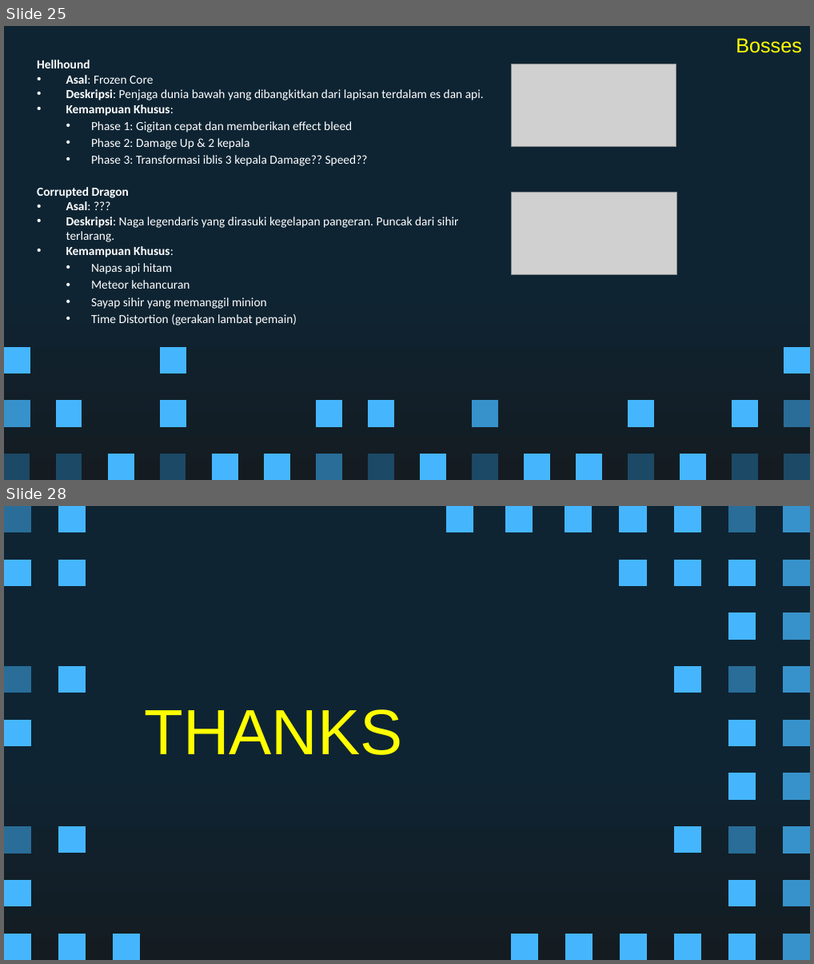
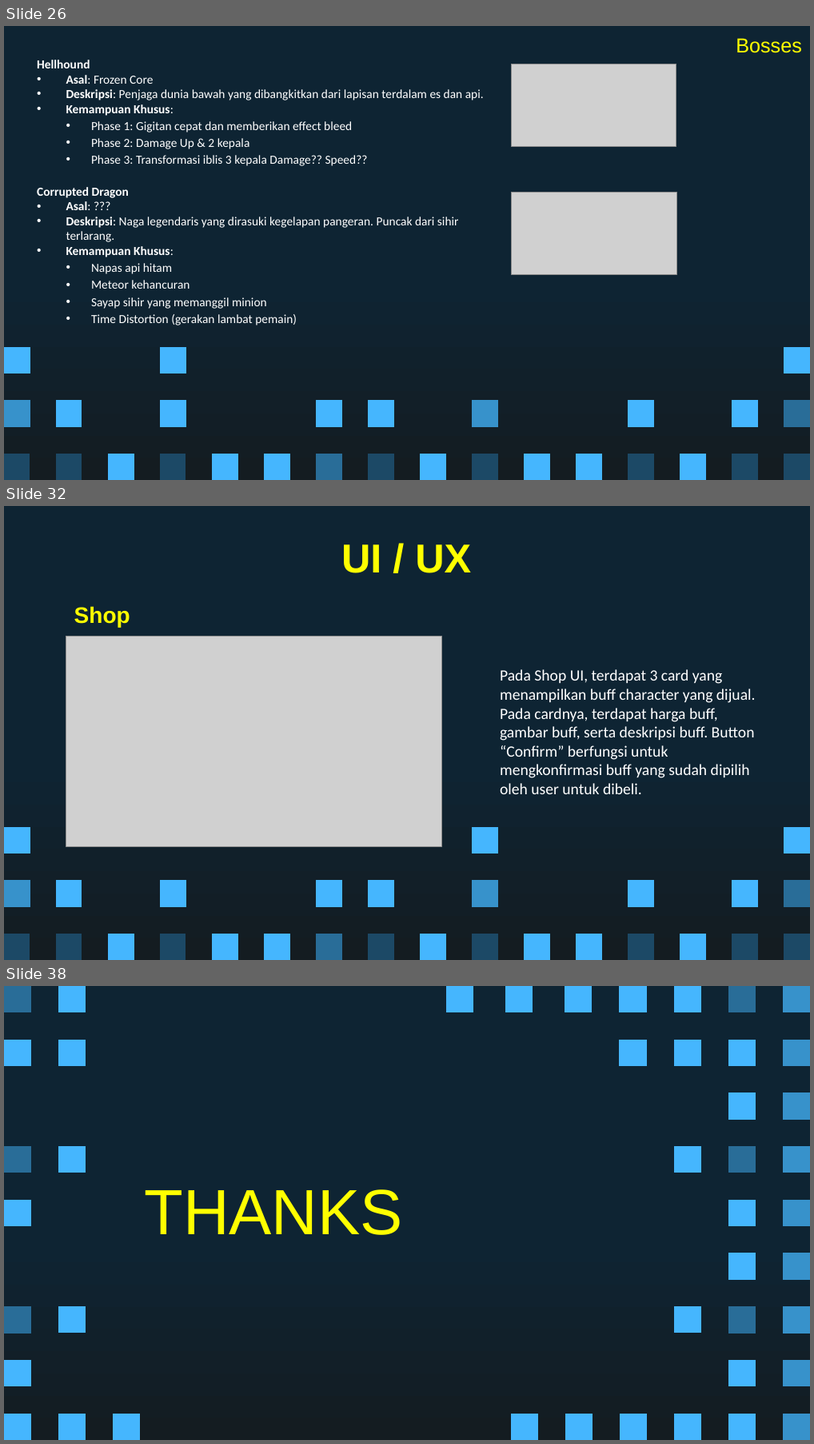
Before and after one commit to Ricardhad/gameProgProject, a slide deck: Super Pixel Vintage Gaming by Slidesgo.pptx. Shown one above the other, each under a label of ours: slides 25 and 28 before the commit, slides 26, 32 and 38 after it; the slides between them are not shown. The pictures are 814x964 and 814x1444 pixels, drawn with LibreOffice and Linux fonts; fonts in the diff are those of the drawing; grey boxes stand for pictures. Boxes give left, top, right and bottom in pixels: in the first picture for what was removed or moved away, otherwise in the second. Text is boxed around its words. In the diff, an @@ line names an element or a change of style, - is before the commit and + after.

```diff
--- a/Super Pixel Vintage Gaming by Slidesgo.pptx
+++ b/Super Pixel Vintage Gaming by Slidesgo.pptx
@@ slide 32 added at bbox=[4, 506, 810, 960], background gradient #0E2433 to #141C21; not listed: 27 template elements that a slide beside it also shows @@
@@ title added at bbox=[342, 544, 471, 573], 36 pt, text #FFFF00, bold @@
+UI / UX
@@ text added at bbox=[74, 606, 130, 627], 20 pt, text #FFFF00, bold @@
+Shop
@@ picture added at bbox=[66, 636, 442, 846] @@
@@ text added at bbox=[500, 669, 756, 794], 14 pt, text #FFFFFF @@
+Pada Shop UI, terdapat 3 card yang menampilkan buff character yang dijual. Pada cardnya, terdapat harga buff, gambar buff, serta deskripsi buff. Button “Confirm” berfungsi untuk mengkonfirmasi buff yang sudah dipilih oleh user untuk dibeli.
@@ freeform shape added at bbox=[472, 827, 498, 853], fill #45B6FE @@
@@ what was slide 25 is now slide 26 @@
@@ what was slide 28 is now slide 38 @@
```
Also in this commit, not shown: 1 slide changed, 9 other slides added, 4 other files.
